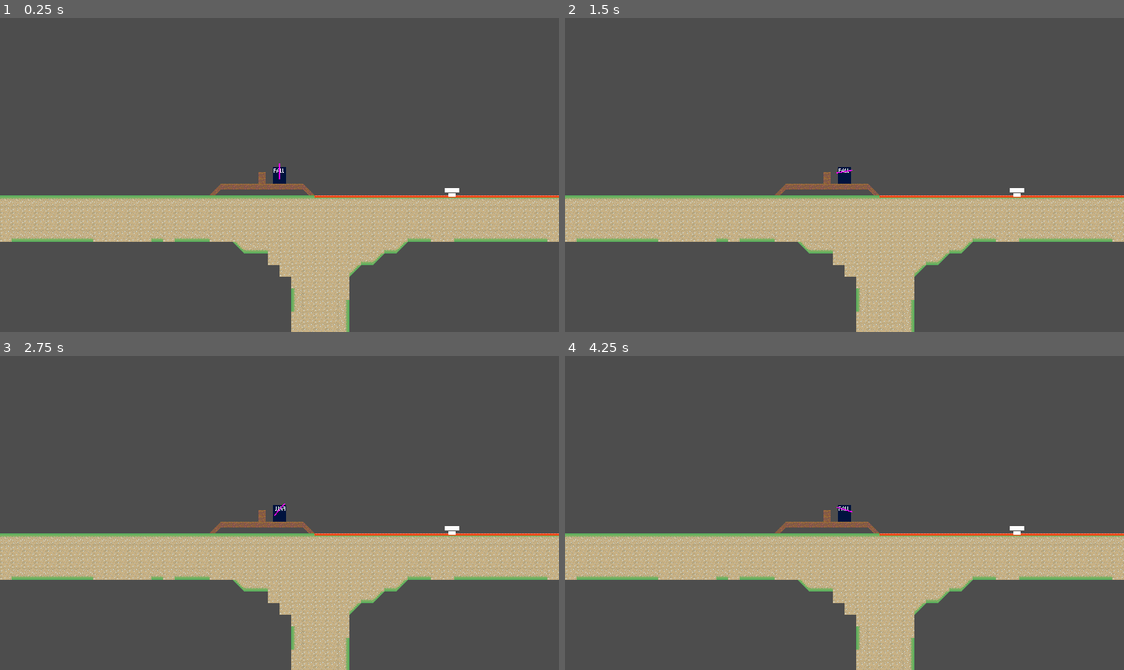
Above: before the commit, frames 1-4 (two rows, left to right).
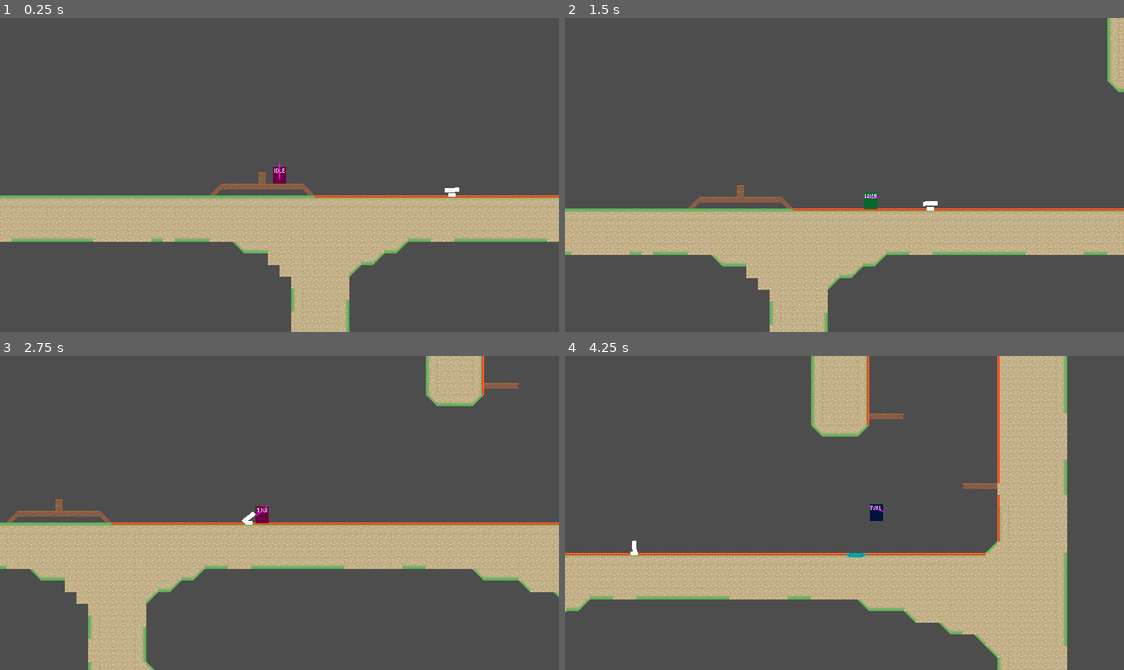
Above: after the commit, the same moments.

Repository: haruo-gabriel/portal2d
Game: Godot game, scene res://levels/test.tscn
The game is run twice, just before and just after one commit, with the same random seed, the same clock (stepped at 60 frames per second) and the same inputs.
Inputs (mouse positions are in pixels of both pictures, inside the frame that each line leads up to):
- Up to frame 1 (0.25 s): no input
- Up to frame 2 (1.5 s): tap Enter at 0.5 s; move the mouse to (967, 159) at 0.52 s; hold Shift (crouch) 0.53-1.28 s; hold D (move_right) from 0.53 s (still down); tap Space (jump) at 0.77 s; move the mouse to (732, 190) at 1.27 s; click (732, 190) at 1.35 s
- Up to frame 3 (2.75 s): tap Space (jump) at 1.52 s; move the mouse to (335, 443) at 2.02 s; release D (move_right) at 2.03 s; hold A (move_left) from 2.03 s (still down); right-click (335, 443) at 2.1 s
- Up to frame 4 (4.25 s): move the mouse to (816, 575) at 2.77 s; release A (move_left) at 2.78 s; hold D (move_right) from 2.78 s (still down); tap Shift (crouch) at 2.85 s; tap Space (jump) at 3.02, 3.77 s; move the mouse to (1012, 560) at 3.52 s; click (1012, 560) at 3.6 s

The runs differ from the first frame. In frame 1, 0.1% of the frame differs, in the area x 48-83%, y 47-56%; in frame 2, 21%; in frame 3, 22%; in frame 4, 33%, in the area x 0-100%, y 0-100%.
Error before the commit: Parse Error: Could not preload resource file "res://portals/common/portal.tscn". (res://portals/portals.gd:4)

Commit message:
Fixing portals

Diff:
--- a/godot project/characters/player/scripts/player.gd
+++ b/godot project/characters/player/scripts/player.gd
@@ -106,7 +106,7 @@
 
 	move()
 
-	Portals.try_teleport(self, ceil(2 * velocity))
+	Portals.try_teleport(self, ceil(2 * velocity * _delta))
 
 	move_and_slide()
 
--- a/godot project/portals/common/portal.tscn
+++ b/godot project/portals/common/portal.tscn
@@ -1,46 +1,45 @@
-[gd_scene load_steps=7 format=3 uid="uid://dy6m25cbos0mk"]
+[gd_scene load_steps=7 format=3 uid="uid://bi01ldx85kvpj"]
 
+[ext_resource type="Texture2D" uid="uid://4x87hdxwgw5n" path="res://portals/base_portal_sprite.png" id="1_6oq3p"]
 [ext_resource type="Script" path="res://portals/common/portal.gd" id="1_hy248"]
-[ext_resource type="Texture2D" uid="uid://4x87hdxwgw5n" path="res://portals/base_portal_sprite.png" id="2_0cqx6"]
 
-[sub_resource type="RectangleShape2D" id="RectangleShape2D_1730m"]
-size = Vector2(20, 32)
+[sub_resource type="RectangleShape2D" id="RectangleShape2D_3gbmy"]
+size = Vector2(15, 28)
 
-[sub_resource type="RectangleShape2D" id="RectangleShape2D_gxj5f"]
-size = Vector2(20, 3)
+[sub_resource type="RectangleShape2D" id="RectangleShape2D_2x3fw"]
+size = Vector2(15, 6)
 
-[sub_resource type="RectangleShape2D" id="RectangleShape2D_2cqo8"]
-size = Vector2(20, 3)
+[sub_resource type="RectangleShape2D" id="RectangleShape2D_yw05p"]
+size = Vector2(15, 7)
 
-[sub_resource type="SegmentShape2D" id="SegmentShape2D_3rnao"]
-a = Vector2(-4.16329e-12, -16)
-b = Vector2(-4.16329e-12, 16)
+[sub_resource type="RectangleShape2D" id="RectangleShape2D_jv80s"]
+size = Vector2(15, 28)
 
-[node name="Portal" type="StaticBody2D" groups=["Portal"]]
-position = Vector2(2.08165e-12, 2.08165e-12)
+[node name="Portal" type="StaticBody2D"]
+z_index = 2
+z_as_relative = false
 collision_layer = 2
 collision_mask = 2
 script = ExtResource("1_hy248")
 
+[node name="Sprite2D" type="Sprite2D" parent="."]
+position = Vector2(-3, 0)
+texture = ExtResource("1_6oq3p")
+
 [node name="Inside" type="CollisionShape2D" parent="." groups=["teleport_area"]]
-position = Vector2(-10, -2.08165e-12)
-shape = SubResource("RectangleShape2D_1730m")
+position = Vector2(-7.5, 0)
+shape = SubResource("RectangleShape2D_3gbmy")
 
-[node name="Sides" type="CollisionShape2D" parent="."]
-position = Vector2(-10, -17.5)
-shape = SubResource("RectangleShape2D_gxj5f")
+[node name="Sides1" type="CollisionShape2D" parent="."]
+position = Vector2(-7.5, -17)
+shape = SubResource("RectangleShape2D_2x3fw")
 
 [node name="Sides2" type="CollisionShape2D" parent="."]
-position = Vector2(-10, 17.5)
-shape = SubResource("RectangleShape2D_2cqo8")
-
-[node name="Sprite2D" type="Sprite2D" parent="."]
-z_index = 1
-position = Vector2(-1.5, 2.08165e-12)
-texture = ExtResource("2_2gttd")
+position = Vector2(-7.5, 17.5)
+shape = SubResource("RectangleShape2D_yw05p")
 
 [node name="Area2D" type="Area2D" parent="."]
 
-[node name="CollisionShape2D2" type="CollisionShape2D" parent="Area2D"]
-position = Vector2(-1.5, 2.08165e-12)
-shape = SubResource("SegmentShape2D_3rnao")
+[node name="CollisionShape2D" type="CollisionShape2D" parent="Area2D"]
+position = Vector2(-7.5, 0)
+shape = SubResource("RectangleShape2D_jv80s")
--- a/godot project/portals/portals.gd
+++ b/godot project/portals/portals.gd
@@ -42,10 +42,10 @@
 	var collision: KinematicCollision2D = body.move_and_collide(velocity, true)
 
 	body.collision_mask = original_mask
-
 	if collision == null:
 		return
 
+	print(collision.get_collider())
 	if collision.get_collider_shape() == null:
 		return
 
